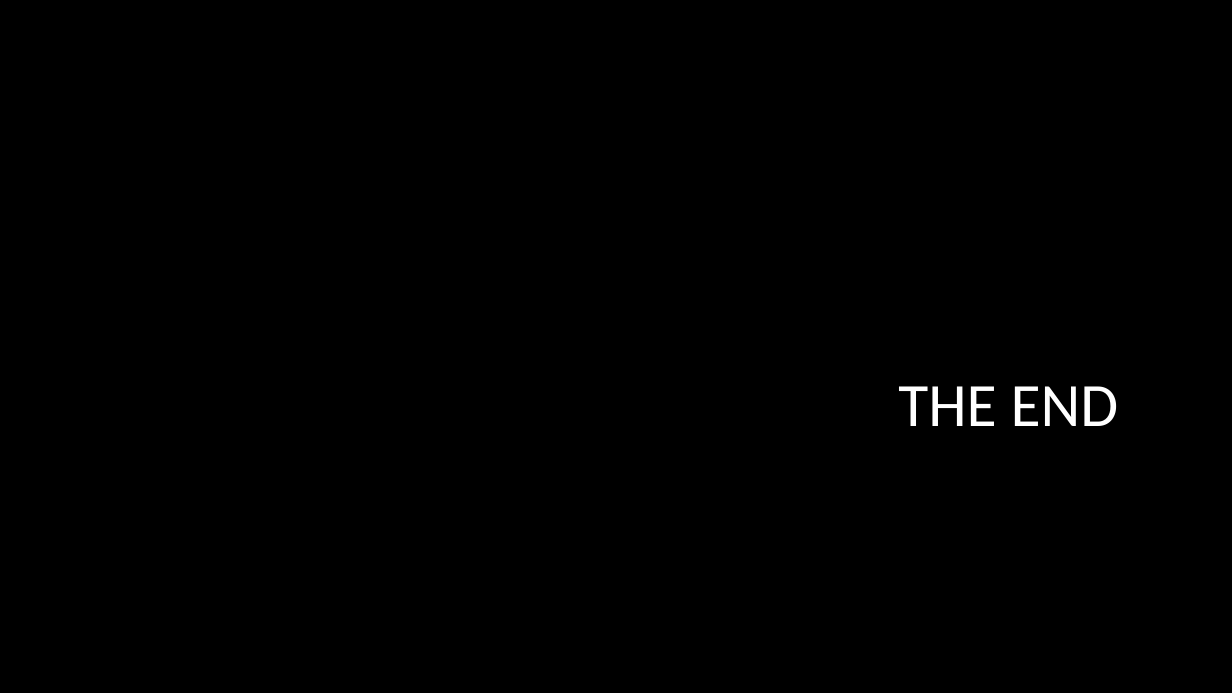
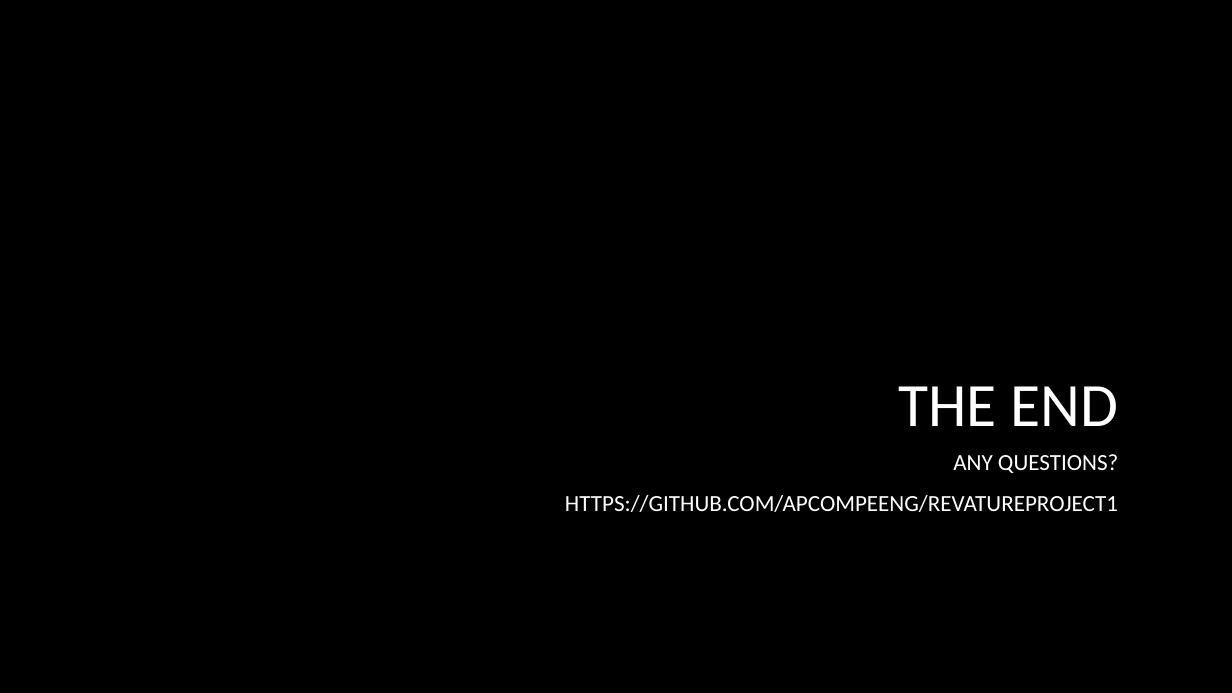
Before and after one commit to APCompEeng/RevatureProject1, a slide deck: slide 14 of Revature_Project1_Presentation.pptx. Drawn at 1232x693 pixels with LibreOffice and Linux fonts; fonts in the diff are those of the drawing; background and template pictures are left out. Boxes give left, top, right and bottom in pixels: in the first picture for what was removed or moved away, otherwise in the second. Text is boxed around its words. In the diff, an @@ line names an element or a change of style, - is before the commit and + after.

Commit message:
Updated powerpoint with github link

```diff
--- a/Revature_Project1_Presentation.pptx
+++ b/Revature_Project1_Presentation.pptx
@@ subtitle added at box(565, 454, 1118, 512), 18 pt, text #FFFFFF @@
+ANY QUESTIONS?
+HTTPS://GITHUB.COM/APCOMPEENG/REVATUREPROJECT1
```
